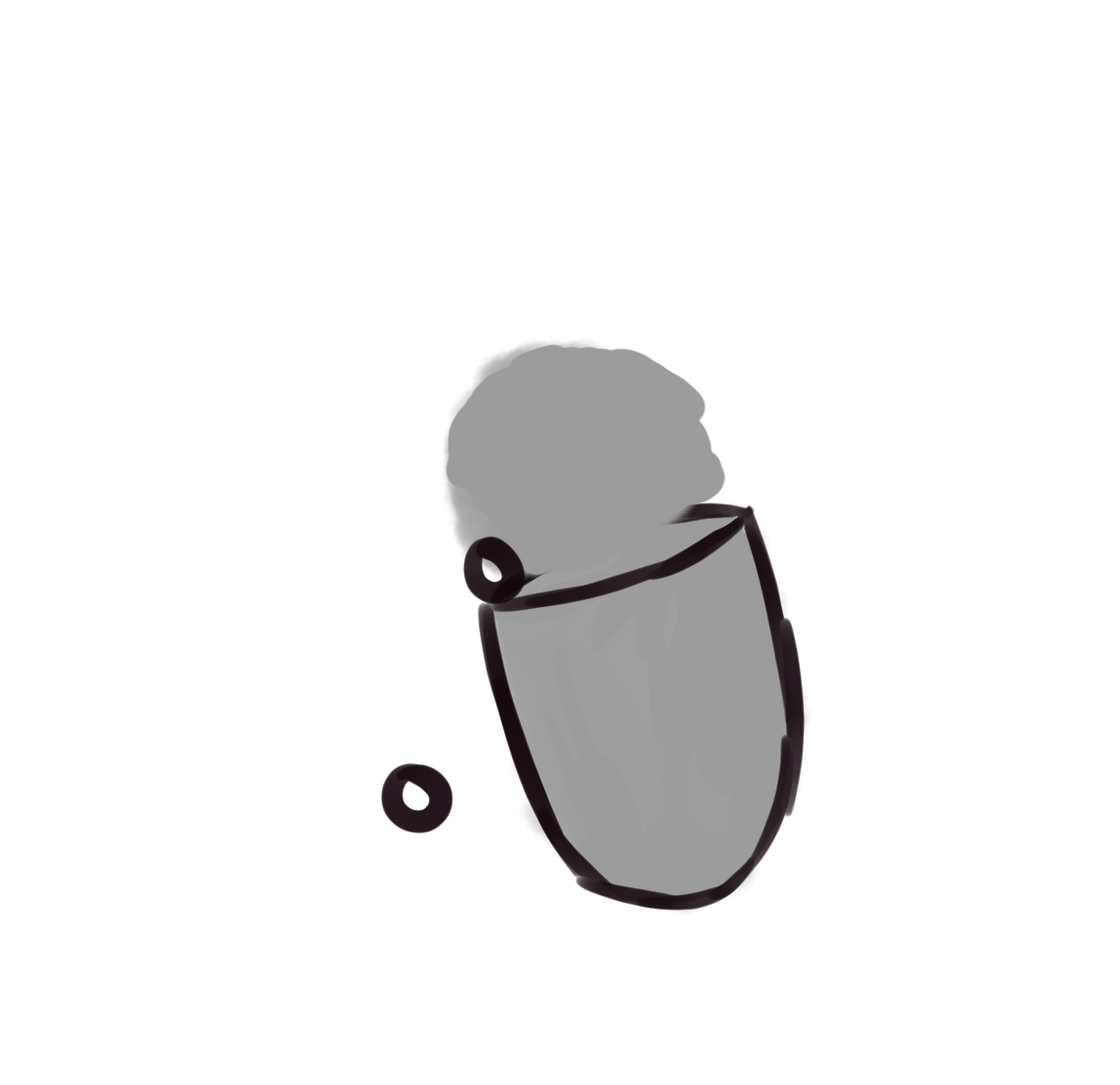
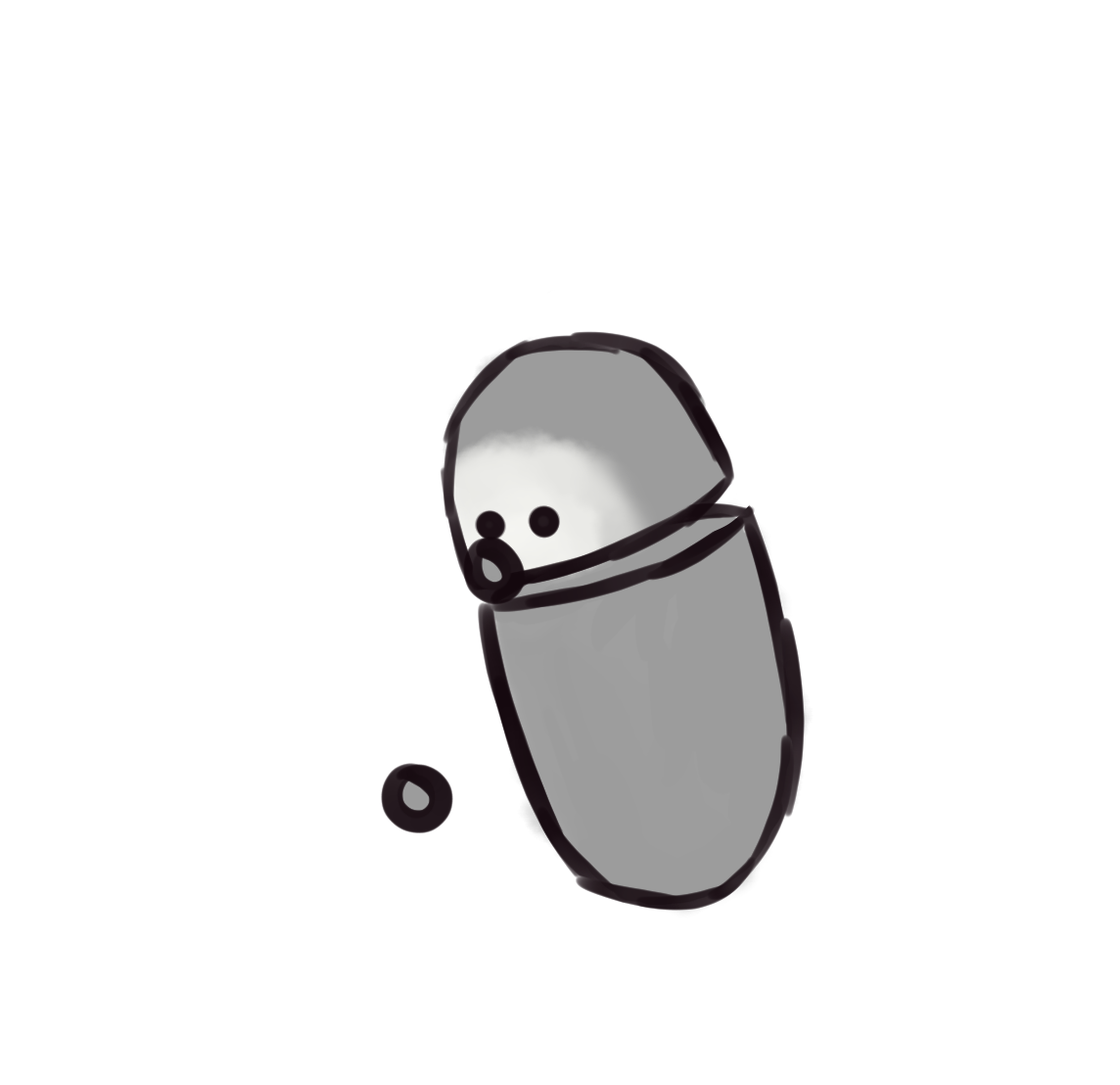
Two versions of the same layered image (1120 x 1085). Layer-by-layer changes:
hid "Paper" over [left=396, top=330, right=735, bottom=819]
